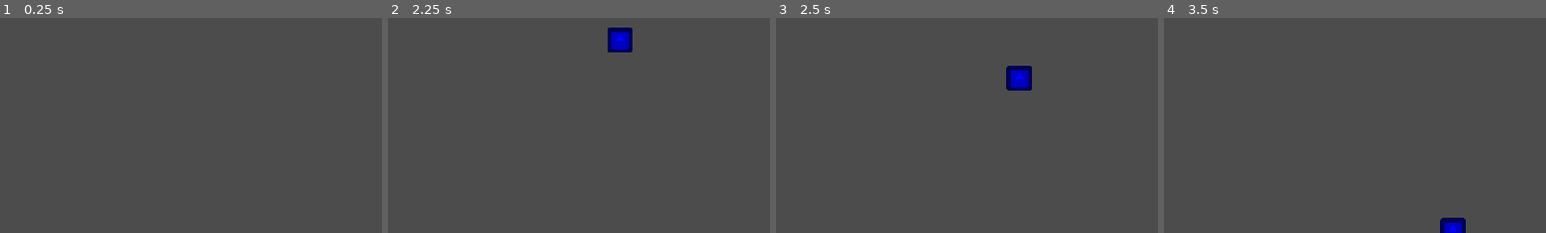
Above: before the commit, frames 1-4 (left to right).
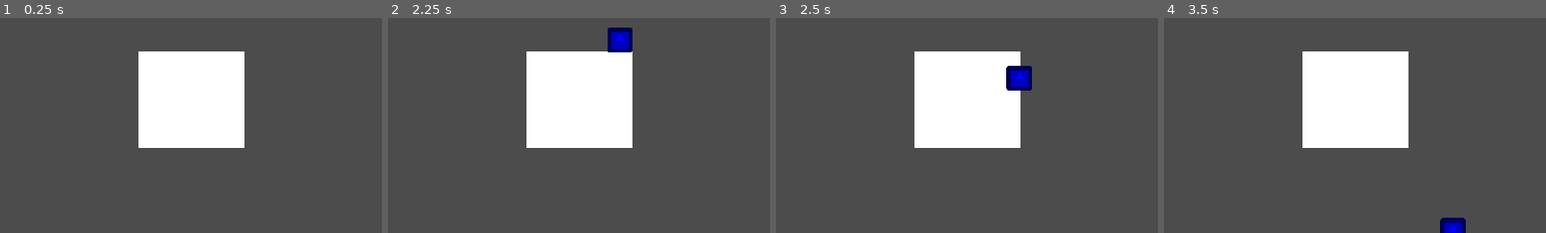
Above: after the commit, the same moments.

Repository: moisesjbc/ludum-dare-53
Game: Godot game, scene res://gameplay/main/main.tscn
Two runs of this game, one before a commit and one after it. Both use one fixed random seed, a clock stepped at 60 frames per second and the inputs below. The engine's default icon, where the game draws it, is replaced by a stand-in: a white triangle on a blue panel in a dark square.
Inputs:
- Up to frame 1 (0.25 s): no input
- Up to frame 2 (2.25 s): tap Enter at 0.5 s; hold Right (ui_right) 0.53-1.28 s; tap Space at 0.6, 0.77, 1.07, 1.35, 1.52, 1.82, 2.1 s; hold Left (ui_left) 1.28-2.03 s; hold Right (ui_right) from 2.03 s (still down)
- Up to frame 3 (2.5 s): keep holding Right (ui_right)
- Up to frame 4 (3.5 s): keep holding Right (ui_right); tap Space at 2.85, 3.02, 3.32 s
The pictures show only the part of the screen within x 27-77%, y 4-54%; the shares and areas given below are measured in that part.

The runs differ from the first frame. In frame 1, 12% of the frame differs, in the area x 36-64%, y 15-61%; in frame 2, 12%; in frame 3, 12%; in frame 4, 12%.

Commit message:
Add delivery zone (vertical tower)

Diff:
--- a/godot-project/gameplay/delivery_zone/delivery_zone.gd
+++ b/godot-project/gameplay/delivery_zone/delivery_zone.gd
@@ -1,13 +1,12 @@
 extends Area2D
 
-var type = 0
+
+var player = null
 
 
-func set_type(new_type, colors):
-	type = new_type
-	$color_rect.color = colors[type]
+func reset(player):
+	self.player = player
 
 
 func _on_delivery_zone_body_entered(body):
-	if body.is_in_group("boxes"):
-		body.deliver(body.type == type)
+	player.remove_all_boxes()
--- a/godot-project/gameplay/delivery_zone/delivery_zone.tscn
+++ b/godot-project/gameplay/delivery_zone/delivery_zone.tscn
@@ -7,7 +7,6 @@
 
 [node name="delivery_zone" type="Area2D"]
 collision_layer = 4
-collision_mask = 2
 script = ExtResource( 1 )
 
 [node name="collision_shape" type="CollisionShape2D" parent="."]
--- a/godot-project/gameplay/main/main.gd
+++ b/godot-project/gameplay/main/main.gd
@@ -12,8 +12,7 @@
 
 func reset():
 	randomize()
-	#$delivery_zone.set_type(0, colors)
-	#$delivery_zone2.set_type(1, colors)
 
 	$player.reset(colors)
 	$box_generator.reset(colors)
+	$delivery_zone.reset($player)
--- a/godot-project/gameplay/main/main.tscn
+++ b/godot-project/gameplay/main/main.tscn
@@ -1,12 +1,16 @@
-[gd_scene load_steps=4 format=2]
+[gd_scene load_steps=5 format=2]
 
 [ext_resource path="res://gameplay/player/player.tscn" type="PackedScene" id=1]
+[ext_resource path="res://gameplay/delivery_zone/delivery_zone.tscn" type="PackedScene" id=2]
 [ext_resource path="res://gameplay/main/main.gd" type="Script" id=4]
 [ext_resource path="res://gameplay/box_generator/box_generator.tscn" type="PackedScene" id=5]
 
 [node name="main" type="Node2D"]
 script = ExtResource( 4 )
 
+[node name="delivery_zone" parent="." instance=ExtResource( 2 )]
+position = Vector2( 999, 249 )
+
 [node name="player" parent="." instance=ExtResource( 1 )]
 position = Vector2( 947, 1037 )
 
